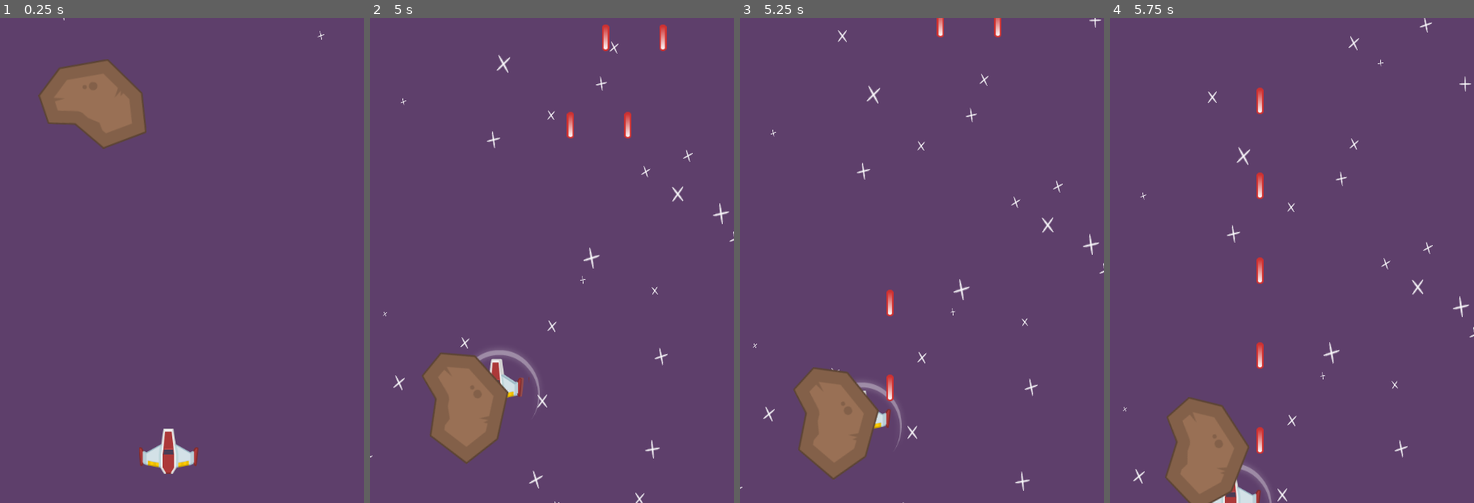
Above: before the commit, frames 1-4 (left to right).
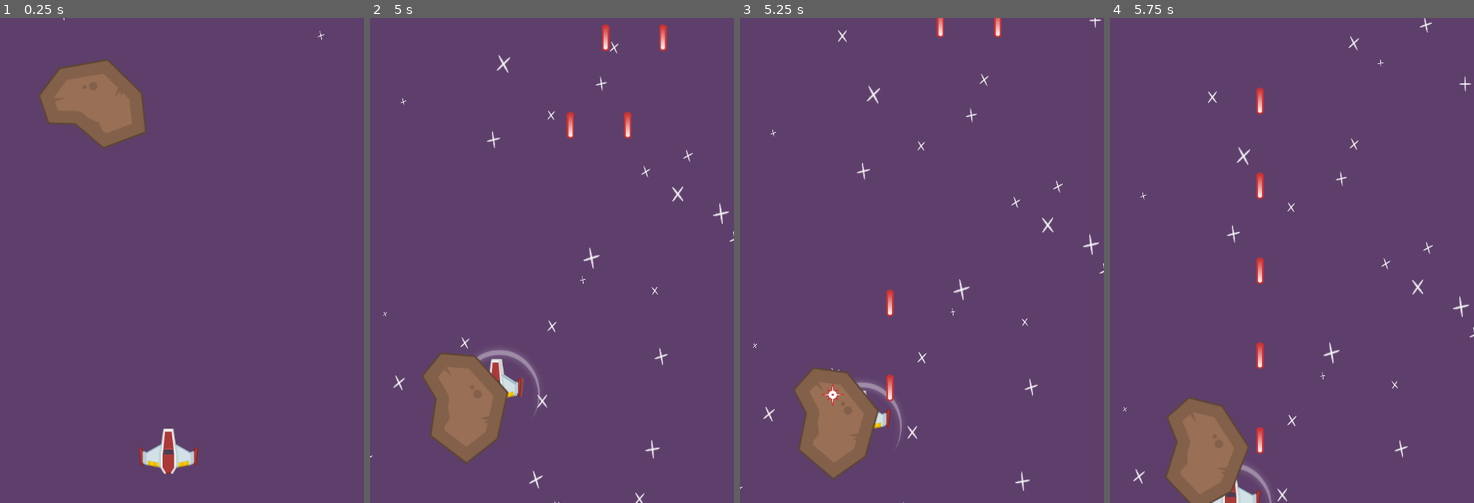
Above: after the commit, the same moments.

Repository: ZacharyRanes/Space_Shooter
Game: Godot game, scene res://MainScenes/Gameplay.tscn
Two runs of this game, one before a commit and one after it. Both use one fixed random seed, a clock stepped at 60 frames per second and the inputs below.
Inputs:
- Up to frame 1 (0.25 s): no input
- Up to frame 2 (5 s): hold D (move_right) 0.53-1.28 s; hold Space (shoot) 0.53-1.28 s; hold S (move_down) 1.28-2.03 s; tap Space (shoot) at 1.35, 2.85, 4.35 s; hold D (move_right) 2.03-2.78 s; hold Space (shoot) 2.03-2.78 s; hold W (move_up) 2.78-3.53 s; hold Space (shoot) 3.53-4.28 s; hold A (move_left) from 3.53 s (still down)
- Up to frame 3 (5.25 s): release A (move_left) at 5.03 s; hold S (move_down) from 5.03 s (still down); hold Space (shoot) from 5.03 s (still down)
- Up to frame 4 (5.75 s): keep holding S (move_down); keep holding Space (shoot)

Frames 1-2 are identical in both runs. In frame 3, less than 0.1% of the frame differs, in the area x 22-29%, y 75-80%; in frame 4, nothing differs.

Commit message:
End of EP16

Diff:
--- a/Bullet/Bullet.gd
+++ b/Bullet/Bullet.gd
@@ -1,4 +1,6 @@
 extends Area2D
+
+var pBulletEffect := preload("res://Bullet/BulletEffect.tscn")
 
 export var speed: float = 500
 
@@ -10,5 +12,8 @@
 
 func _on_Bullet_area_entered(area):
 	if area.is_in_group("damageable"):
+		var bulletEffect := pBulletEffect.instance()
+		bulletEffect.position = position
+		get_parent().add_child(bulletEffect)
 		area.damage(1)
 		queue_free()
--- /dev/null
+++ b/Bullet/BulletEffect.gd
@@ -0,0 +1,6 @@
+extends Sprite
+
+
+
+func _on_Timer_timeout():
+	queue_free()
--- /dev/null
+++ b/Bullet/BulletEffect.tscn
@@ -0,0 +1,16 @@
+[gd_scene load_steps=3 format=2]
+
+[ext_resource path="res://Textures/laserRedShot.png" type="Texture" id=1]
+[ext_resource path="res://Bullet/BulletEffect.gd" type="Script" id=2]
+
+[node name="BulletEffect" type="Sprite"]
+scale = Vector2( 0.5, 0.5 )
+texture = ExtResource( 1 )
+script = ExtResource( 2 )
+
+[node name="Timer" type="Timer" parent="."]
+wait_time = 0.05
+one_shot = true
+autostart = true
+
+[connection signal="timeout" from="Timer" to="." method="_on_Timer_timeout"]
